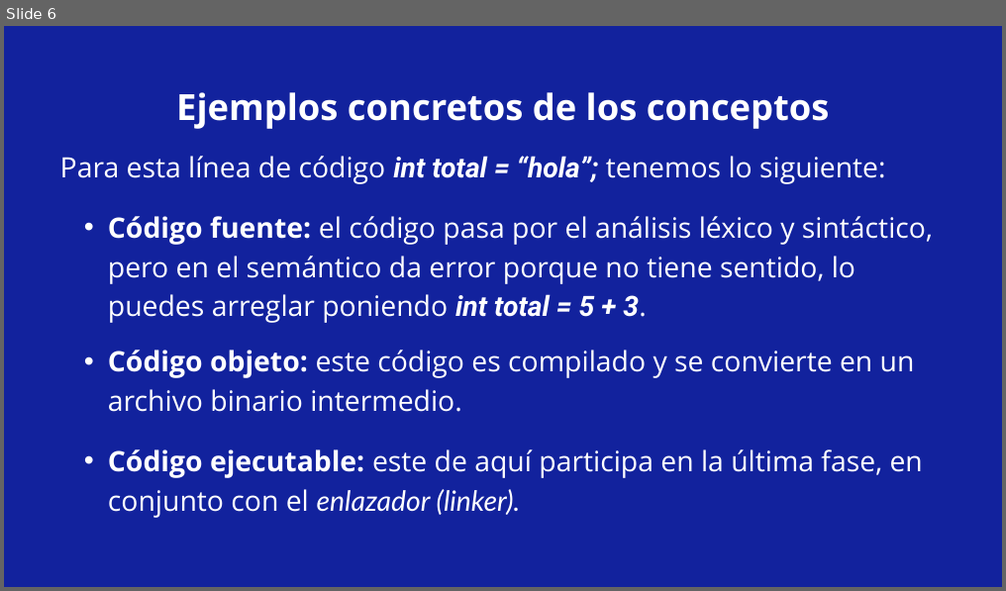
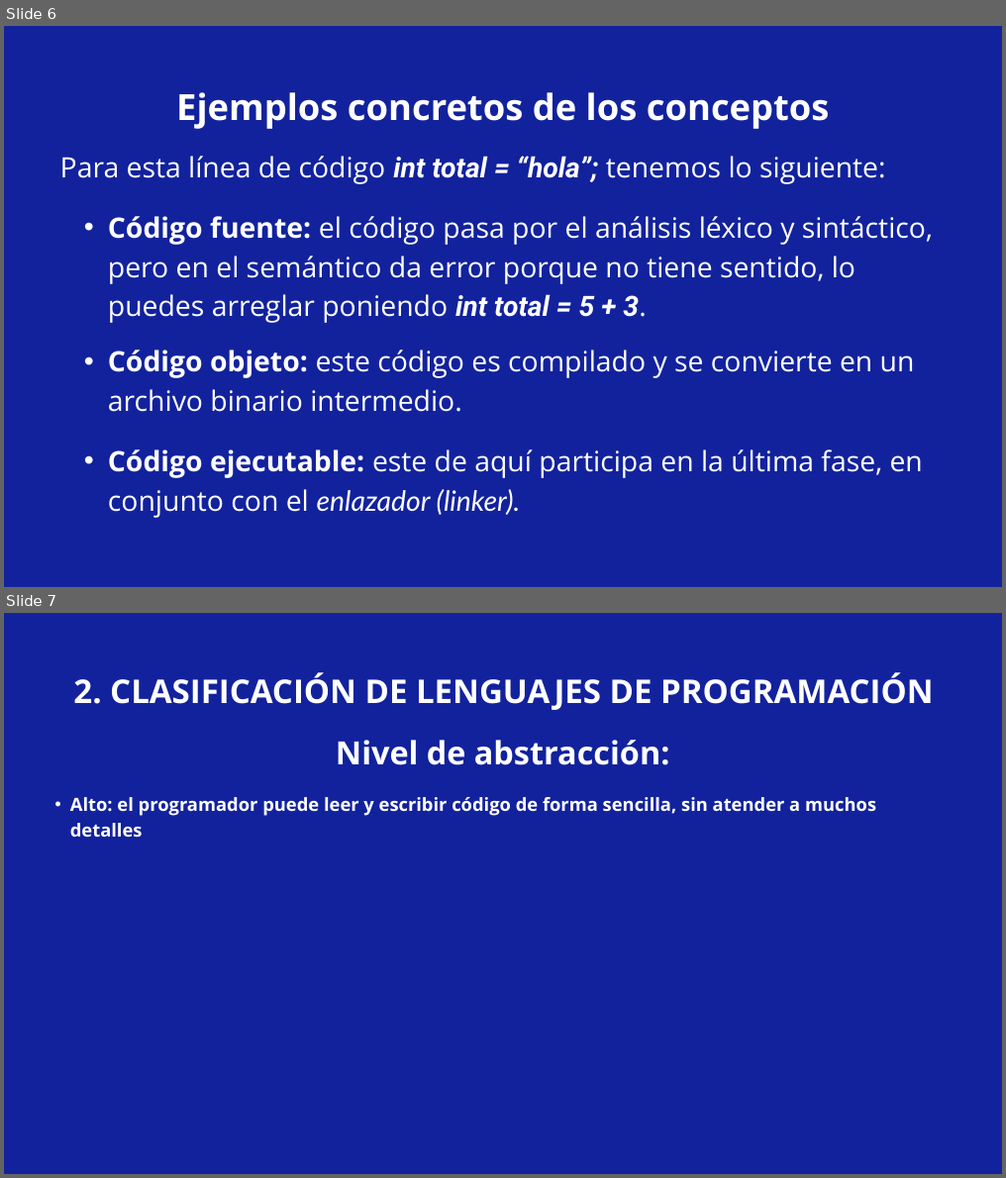
Before and after one commit to albertofloram05/Entornos-de-desarrollo, a slide deck: Reconocimiento de Elementos en el Desarrollo de un Programa Informático.pptx. Shown one above the other, each under a label of ours: slide 6 before the commit, slides 6 and 7 after it. The pictures are 1006x591 and 1006x1178 pixels, drawn with LibreOffice and Linux fonts; fonts in the diff are those of the drawing. Boxes give left, top, right and bottom in pixels: in the first picture for what was removed or moved away, otherwise in the second. Text is boxed around its words. In the diff, an @@ line names an element or a change of style, - is before the commit and + after.

Commit message:
update v2

```diff
--- a/Reconocimiento de Elementos en el Desarrollo de un Programa Informático.pptx
+++ b/Reconocimiento de Elementos en el Desarrollo de un Programa Informático.pptx
@@ slide 7 added at <box>4,613,1002,1174</box>, background #12229D @@
@@ text added at <box>73,672,933,704</box>, 47.2 pt, text #FFFFFF, bold @@
+2. CLASIFICACIÓN DE LENGUAJES DE PROGRAMACIÓN
@@ text added at <box>336,740,670,765</box>, 46.2 pt, text #FFFFFF, bold @@
+Nivel de abstracción:
@@ text added at <box>70,797,876,837</box>, 26.2 pt, text #FFFFFF, bold @@
+  • Alto: el programador puede leer y escribir código de forma sencilla, sin atender a muchos detalles
```
